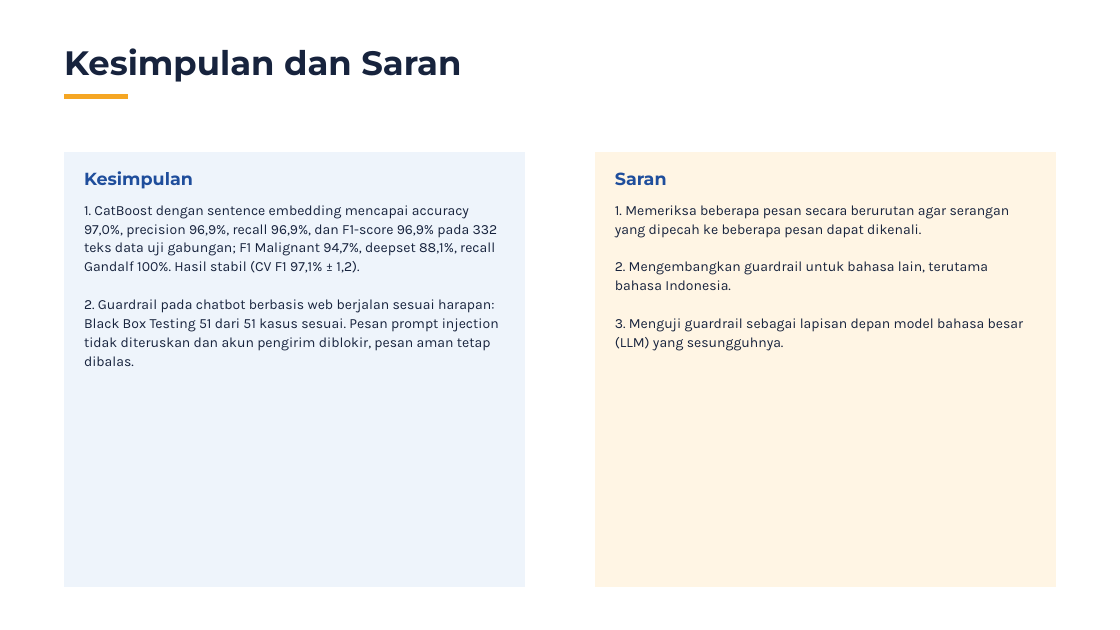
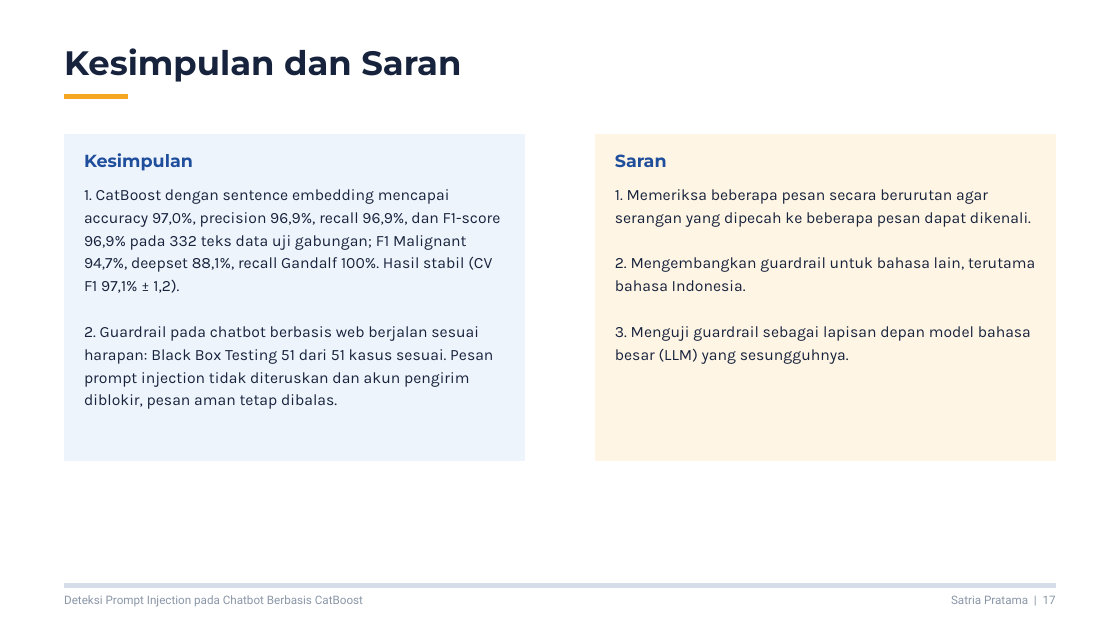
Before and after one commit to philipusmaranata/NetFort-Technologies, a slide deck: slide 17 of presentasi/Sidang_Skripsi_CatBoost.pptx. Drawn at 1120x630 pixels with LibreOffice and Linux fonts; fonts in the diff are those of the drawing. Boxes give left, top, right and bottom in pixels: in the first picture for what was removed or moved away, otherwise in the second. Text is boxed around its words. In the diff, an @@ line names an element or a change of style, - is before the commit and + after.

```diff
--- a/presentasi/Sidang_Skripsi_CatBoost.pptx
+++ b/presentasi/Sidang_Skripsi_CatBoost.pptx
@@ freeform shape: place and size @@
-freeform shape at [64, 152, 525, 587]
+freeform shape at [64, 134, 525, 461]
@@ freeform shape: place and size @@
-freeform shape at [595, 152, 1056, 587]
+freeform shape at [595, 134, 1056, 461]
@@ text "Kesimpulan": place and size @@
-text "Kesimpulan" at [84, 171, 193, 189]
+text "Kesimpulan" at [84, 153, 193, 171]
@@ text "Saran": place and size @@
-text "Saran" at [615, 172, 667, 186]
+text "Saran" at [615, 154, 667, 168]
@@ text "1. CatBoost dengan sentence embedding ..." at [84, 189, 501, 387]: size 18 to 20.2 pt; line spacing 24.3pt to 29.4pt @@
@@ text "1. CatBoost dengan sentence embedding ...": place and size @@
-text "1. CatBoost dengan sentence embedding ..." at [84, 205, 499, 351]
+text "1. CatBoost dengan sentence embedding ..." at [84, 189, 501, 387]
@@ text "1. Memeriksa beberapa pesan secara ...": place and size @@
-text "1. Memeriksa beberapa pesan secara ..." at [615, 205, 1024, 351]
+text "1. Memeriksa beberapa pesan secara ..." at [615, 189, 1031, 364]
@@ text "1. Memeriksa beberapa pesan secara ..." at [615, 189, 1031, 364]: size 18 to 20.2 pt; line spacing 24.3pt to 29.4pt @@
@@ freeform shape added at [64, 584, 1056, 588], fill #D5DDE8 @@
@@ text added at [64, 595, 363, 607], 15 pt, text #8A96A8 @@
+Deteksi Prompt Injection pada Chatbot Berbasis CatBoost
@@ text added at [951, 595, 1056, 604], 15 pt, text #8A96A8 @@
+Satria Pratama | 17
```
Also in this commit, not shown: 16 other slides changed, 1 other file.
